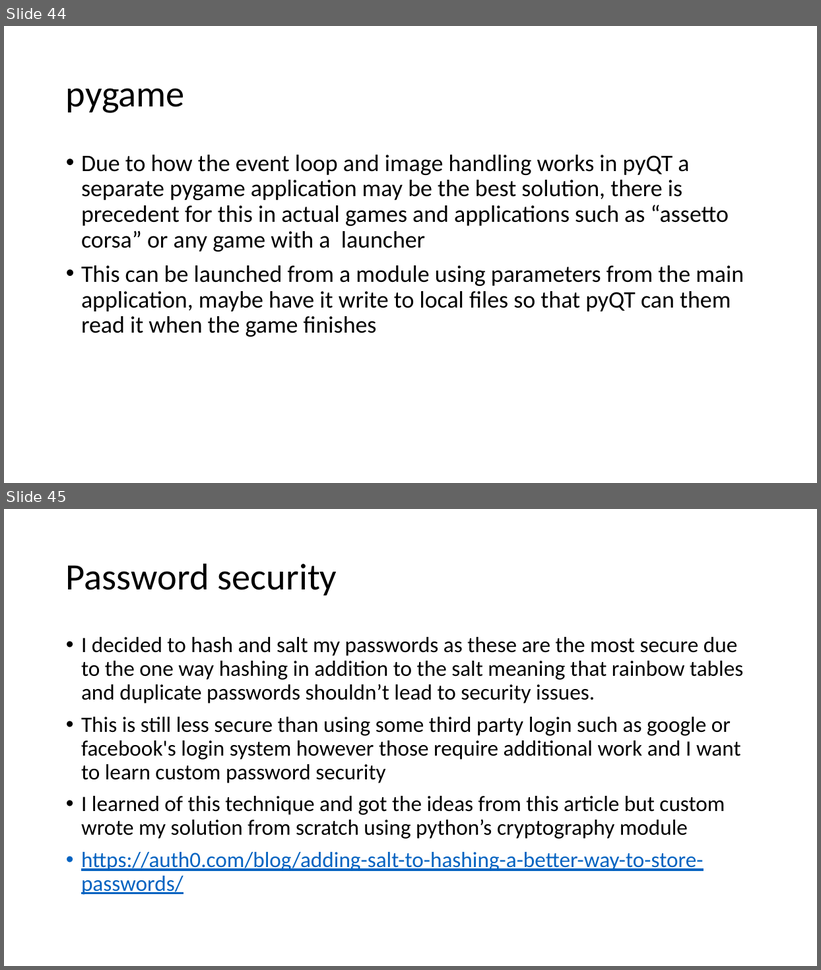
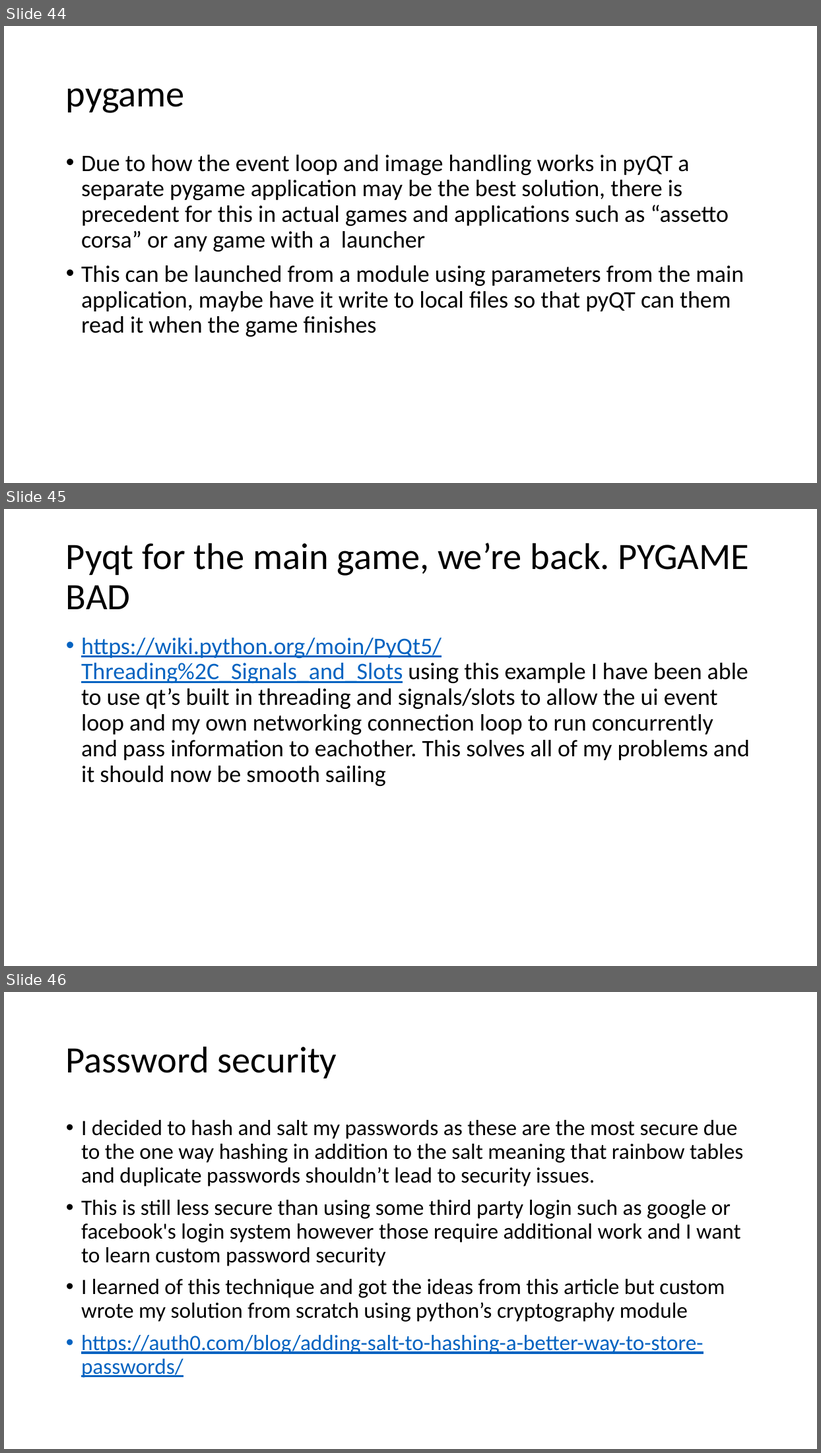
Before and after one commit to curtben1/actualCoursework, a slide deck: other/dev log.pptx. Shown one above the other, each under a label of ours: slides 44 and 45 before the commit, slides 44, 45 and 46 after it. The pictures are 821x970 and 821x1453 pixels, drawn with LibreOffice and Linux fonts; fonts in the diff are those of the drawing. Boxes give left, top, right and bottom in pixels: in the first picture for what was removed or moved away, otherwise in the second. Text is boxed around its words. In the diff, an @@ line names an element or a change of style, - is before the commit and + after.

```diff
--- a/other/dev log.pptx
+++ b/other/dev log.pptx
@@ slide 45 added at <box>4,509,817,966</box>, background #FFFFFF @@
@@ title added at <box>66,543,750,609</box>, 44 pt, text #000000 @@
+Pyqt for the main game, we’re back. PYGAME BAD
@@ text added at <box>81,638,750,786</box>, 28 pt, text #000000 @@
+• https://wiki.python.org/moin/PyQt5/Threading%2C_Signals_and_Slots using this example I have been able to use qt’s built in threading and signals/slots to allow the ui event loop and my own networking connection loop to run concurrently and pass information to eachother. This solves all of my problems and it should now be smooth sailing
@@ what was slide 45 is now slide 46 @@
```
